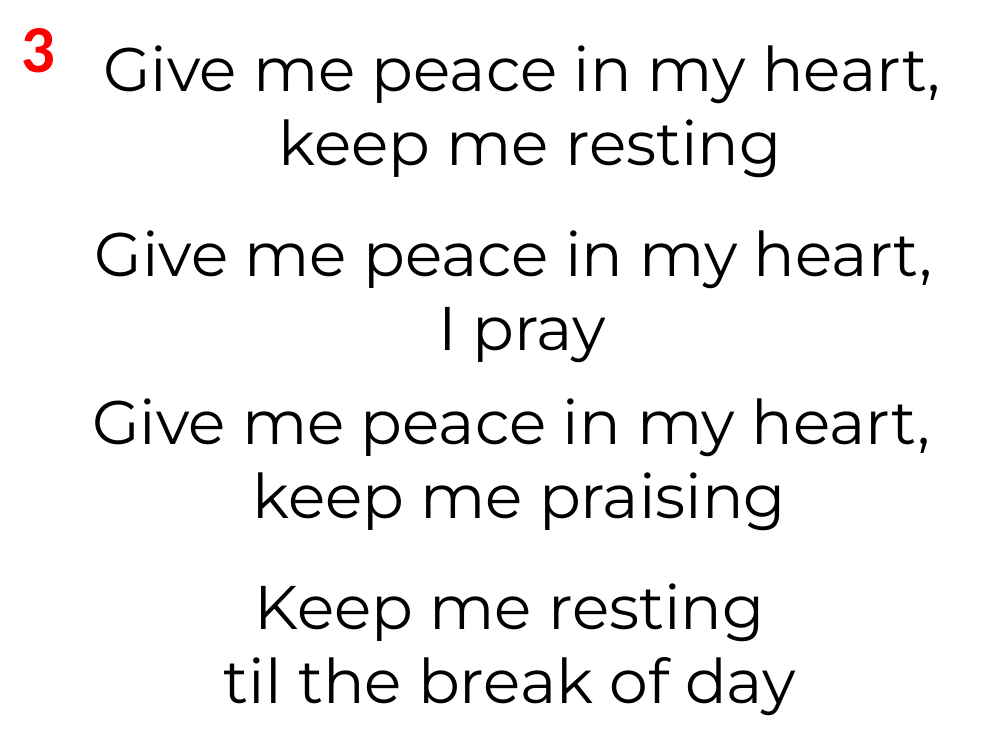
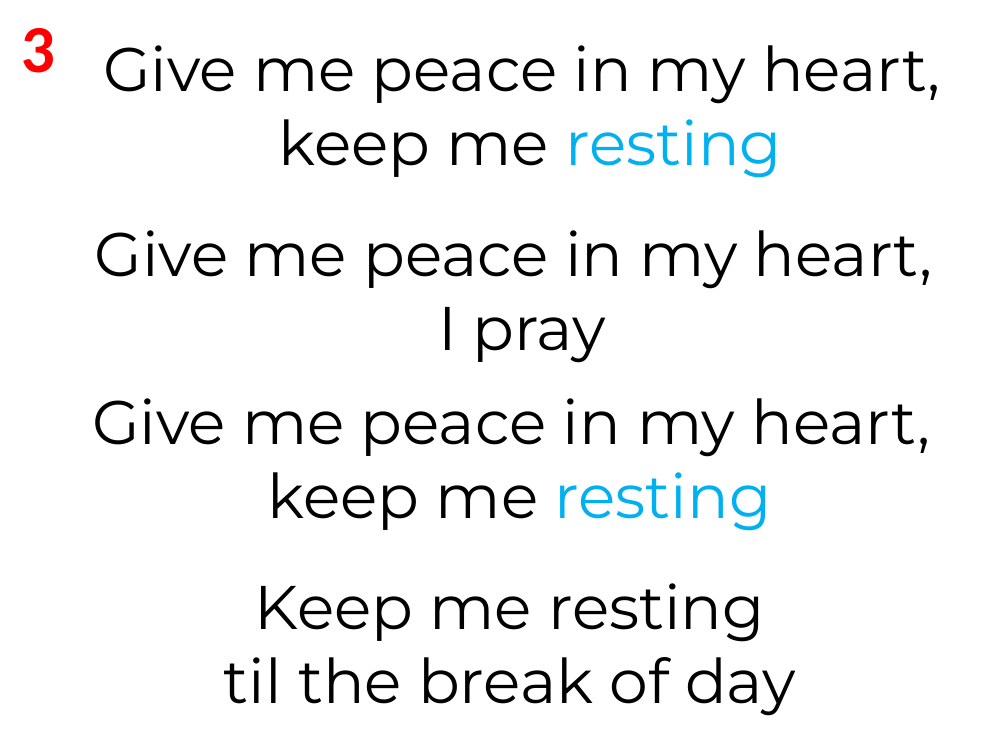
Before and after one commit to batisuoc/free-school-class, a slide deck: slide 12 of english/Give-Me-Oil-In-My-Lamp.pptx. Drawn at 1008x756 pixels with LibreOffice and Linux fonts; fonts in the diff are those of the drawing; background and template pictures are left out. Boxes give left, top, right and bottom in pixels: in the first picture for what was removed or moved away, otherwise in the second. Text is boxed around its words. In the diff, an @@ line names an element or a change of style, - is before the commit and + after.

```diff
--- a/english/Give-Me-Oil-In-My-Lamp.pptx
+++ b/english/Give-Me-Oil-In-My-Lamp.pptx
@@ text at (278, 119, 782, 178): text colour #000000 to #00B0F0 in "resting" @@
@@ text at (268, 472, 772, 531): text changed; text colour #000000 to #00B0F0 @@
-keep me praising
+keep me resting
```
Also in this commit, not shown: 5 other slides changed, 1 slide added, 3 other files.
